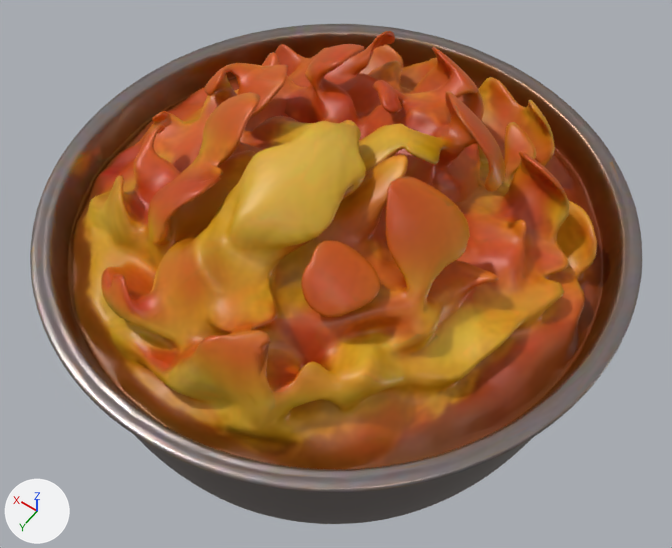
Two versions of the glTF model assets/w3petalsteel.glb, one commit apart.
Camera for both pictures: a 50 mm lens placed at (-0.218, 0.305, 0.611), pointed at (-0.001, 0.001, 0.133). Arrows for +X, +Y and +Z are at lower left; the lights stay in place. The first picture is the older version. Where no turn or scale is listed for an object, it has been applied to the vertices.

Names of what the first picture shows: 'material'.
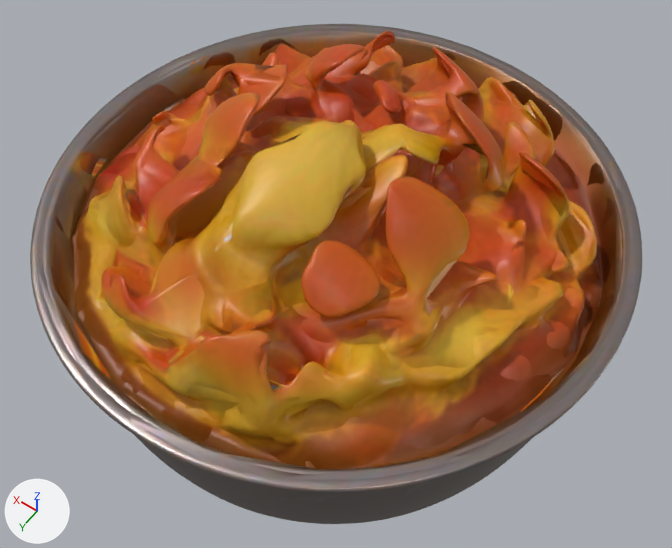
Changed parts and their boxes (x1, y1, x2, y2) in the pictures (672 x 548 px):
'w3petalsteel_far', added (brown)
    after: (31, 28, 623, 502)

The change, as a diff of the scene's bpy script:
```diff
--- a/assets/w3petalsteel.glb.py
+++ b/assets/w3petalsteel.glb.py
@@ me_w3petalsteel_far @@
+me_w3petalsteel_far.from_pydata(...)  # 993 vertices, 1999 faces; spans x -0.18..0.18, y -0.18..0.18, z -0.134..0.134
+me_w3petalsteel_far.materials.append(mat_material_001)
@@ ob_w3petalsteel_far @@
+ob_w3petalsteel_far = bpy.data.objects.new('w3petalsteel_far', me_w3petalsteel_far)
+ob_w3petalsteel_far.location = (-0.0002, 0.0, 0.1349)
```
